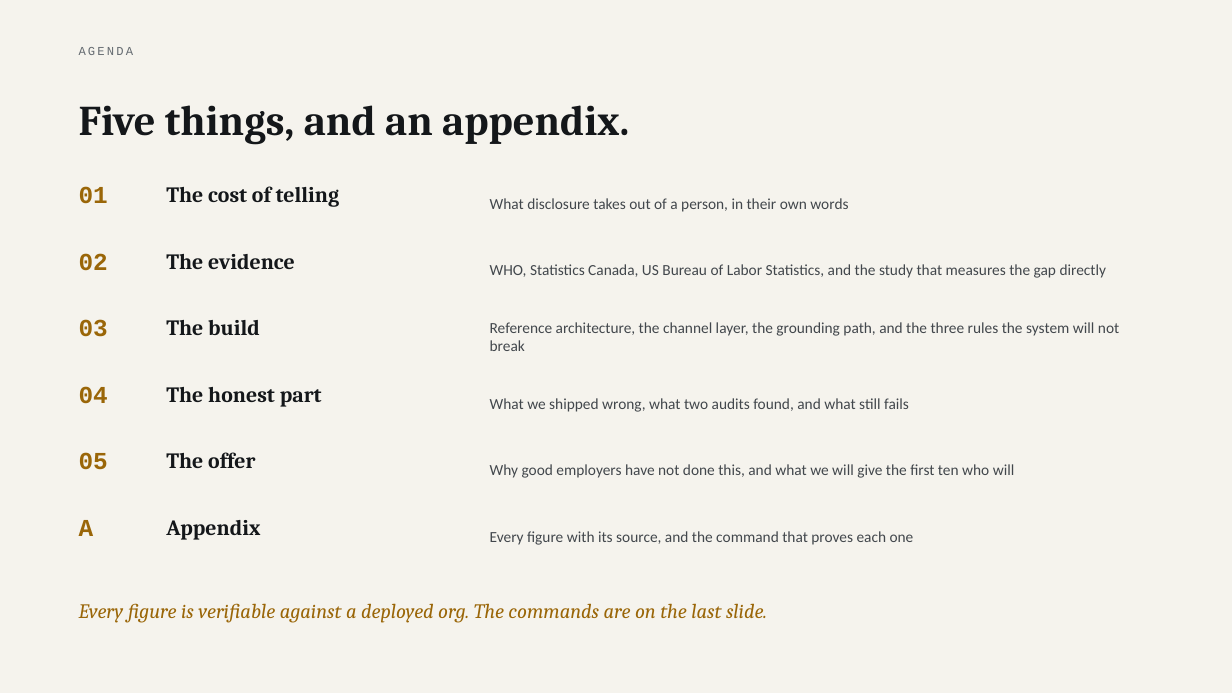
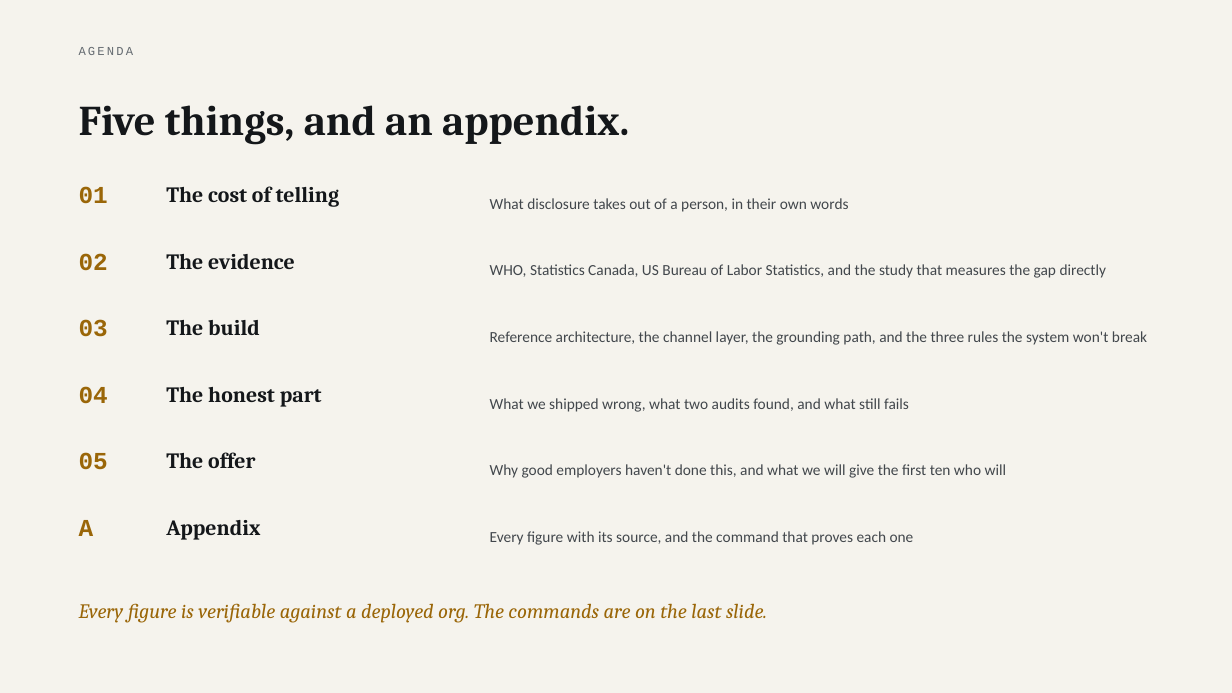
Before and after one commit to parthsevak2/curb-cut, a slide deck: slide 5 of submission/Curb-Cut.pptx. Drawn at 1232x693 pixels with LibreOffice and Linux fonts; fonts in the diff are those of the drawing. Boxes give left, top, right and bottom in pixels: in the first picture for what was removed or moved away, otherwise in the second. Text is boxed around its words. In the diff, an @@ line names an element or a change of style, - is before the commit and + after.

```diff
--- a/submission/Curb-Cut.pptx
+++ b/submission/Curb-Cut.pptx
@@ text at [490,331,1147,345]: text changed @@
-Reference architecture, the channel layer, the grounding path, and the three rules the system will not break
+Reference architecture, the channel layer, the grounding path, and the three rules the system won't break
@@ text at [490,464,1007,478]: text changed @@
-Why good employers have not done this, and what we will give the first ten who will
+Why good employers haven't done this, and what we will give the first ten who will
```
Also in this commit, not shown: 20 other slides changed, 2 other files.
